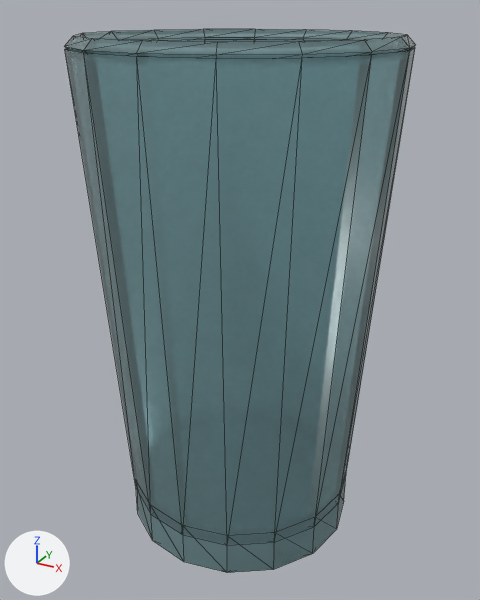
What one commit did to the glTF model assets/models/highball_glass.glb.
One viewpoint serves both versions: a camera (50 mm lens) standing at (0.15, -0.273, 0.26) and looking at (0.0, -0.001, 0.124). Every picture has the same lights, and +X, +Y and +Z are marked at lower left. The first picture is the older version. Mesh edges are drawn as thin lines. Where no turn or scale is listed for an object, it has been applied to the vertices. Vertices at exactly the same position are counted once.

Before the edit, the objects in view are built like this:
```python
mat_glass_base_candidate = principled_material('Glass_Base_Candidate')
mat_glass_base_candidate.base_color = (0.42, 0.68, 0.72)  # cyan #add7dd
mat_glass_base_candidate.roughness = 0.2
mat_glass_base_candidate.ior = 1.45
mat_glass_base_candidate.transmission_weight = 0.68
mat_glass_warm_candidate = principled_material('Glass_Warm_Candidate')
mat_glass_warm_candidate.base_color = (0.52, 0.78, 0.82)  # cyan #bfe5ea
mat_glass_warm_candidate.roughness = 0.16
mat_glass_warm_candidate.ior = 1.45
mat_glass_warm_candidate.transmission_weight = 0.82
me_glassbody_mesh = bpy.data.meshes.new('GlassBody_Mesh')
me_glassbody_mesh.from_pydata(...)  # 64 vertices, 128 faces; spans x -0.075..0.075, y -0.075..0.075, z 0.018..0.245
me_glassbody_mesh.materials.append(mat_glass_warm_candidate)  # cyan #bfe5ea
me_glassrim_mesh = bpy.data.meshes.new('GlassRim_Mesh')
me_glassrim_mesh.from_pydata(...)  # 64 vertices, 128 faces; spans x -0.075..0.075, y -0.075..0.075, z -0.004..0.004
me_glassrim_mesh.materials.append(mat_glass_warm_candidate)  # cyan #bfe5ea
me_weightedbase_mesh = bpy.data.meshes.new('WeightedBase_Mesh')
me_weightedbase_mesh.from_pydata(...)  # a 16-sided cylinder along z spanning x -0.06..0.06, y -0.06..0.06, z -0.012..0.012
me_weightedbase_mesh.materials.append(mat_glass_base_candidate)  # cyan #add7dd
ob_glassbody = bpy.data.objects.new('GlassBody', me_glassbody_mesh)
ob_glassbody.location = (0.0, 0.0, 0.0)
ob_glassrim = bpy.data.objects.new('GlassRim', me_glassrim_mesh)
ob_glassrim.location = (0.0, 0.0, 0.246)
ob_weightedbase = bpy.data.objects.new('WeightedBase', me_weightedbase_mesh)
ob_weightedbase.location = (0.0, 0.0, 0.012)
```
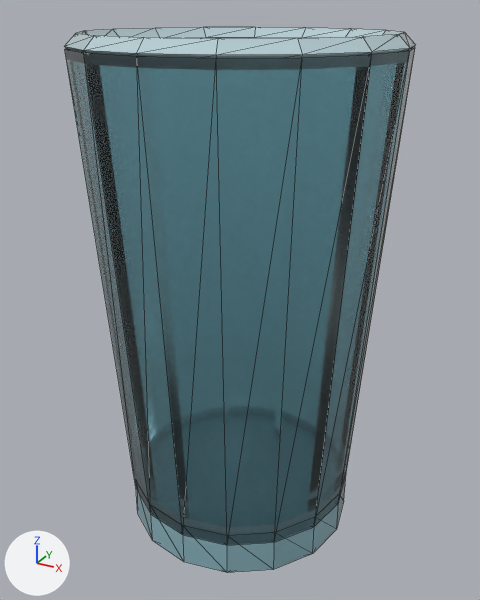
Changed parts and their boxes (x1, y1, x2, y2) in the pictures (480 x 600 px; the box of a moved part takes in the faces that stretch with it):
'GlassBody', recoloured, surface changed, reshaped: before (65, 40, 415, 545); after (65, 47, 415, 545)
'GlassRim', recoloured, surface changed, mesh rescaled (7% taller): before (64, 29, 415, 58); after (64, 27, 415, 58)
'WeightedBase', recoloured, surface changed: (136, 485, 344, 573) in both
part 1 of me_glassbody_mesh, moved or reshaped: before (66, 40, 415, 58); after (66, 47, 415, 58)
part 2 of me_glassbody_mesh, moved or reshaped (not visible afterwards): before (177, 40, 307, 42)

What changed in the scene script:
```text
Change mat_glass_warm_candidate:
    mat_glass_warm_candidate.base_color: (0.52, 0.78, 0.82) -> (0.48, 0.78, 0.86)  # cyan #bfe5ea -> cyan #b8e5ef
    mat_glass_warm_candidate.roughness: 0.16 -> 0.06
    mat_glass_warm_candidate.transmission_weight: 0.82 -> 0.98
    add mat_glass_warm_candidate.coat_weight = 0.34
Change mat_glass_base_candidate:
    mat_glass_base_candidate.base_color: (0.42, 0.68, 0.72) -> (0.44, 0.76, 0.86)  # cyan #add7dd -> cyan #b1e2ef
    mat_glass_base_candidate.transmission_weight: 0.68 -> 0.42
    add mat_glass_base_candidate.coat_weight = 0.44
Add mat_glass_edge_candidate:
    mat_glass_edge_candidate = principled_material('Glass_Edge_Candidate')
    mat_glass_edge_candidate.base_color = (0.7, 0.92, 0.98)  # pale blue #daf6fd
    mat_glass_edge_candidate.roughness = 0.07
    mat_glass_edge_candidate.ior = 1.47
    mat_glass_edge_candidate.transmission_weight = 0.3
    mat_glass_edge_candidate.coat_weight = 0.48
    mat_glass_edge_candidate.coat_roughness = 0.04
Change me_glassbody_mesh:
    where me_glassbody_mesh.from_pydata(...)  # 64 vertices, 128 faces; spans x -0.075..0.075, y -0.075..0.075, z 0.018..0.245
    used by ob_glassbody; location = (0.0, 0.0, 0.0)
    me_glassbody_mesh part 1: 16 of the vertices in x -0.067..0.067, y -0.067..0.067, z 0.245 are scaled about their middle by (0.967, 0.967, 1)
    me_glassbody_mesh part 2: 16 of the vertices in x -0.052..0.052, y -0.052..0.052, z 0.018 are scaled about their middle by (0.967, 0.967, 1)
Change me_glassrim_mesh:
    used by ob_glassrim; location = (0.0, 0.0, 0.246)
    remove me_glassrim_mesh.from_pydata(...)  # 64 vertices, 128 faces; spans x -0.075..0.075, y -0.075..0.075, z -0.004..0.004
    remove me_glassrim_mesh.materials.append(mat_glass_warm_candidate)  # cyan #bfe5ea
    add me_glassrim_mesh.from_pydata(...)  # 64 vertices, 128 faces; spans x -0.075..0.075, y -0.075..0.075, z -0.005..0.005
    me_glassrim_mesh part 3: the whole mesh is scaled about its middle by (0.986, 0.986, 1.25)
    add me_glassrim_mesh.materials.append(mat_glass_edge_candidate)  # pale blue #daf6fd
```
